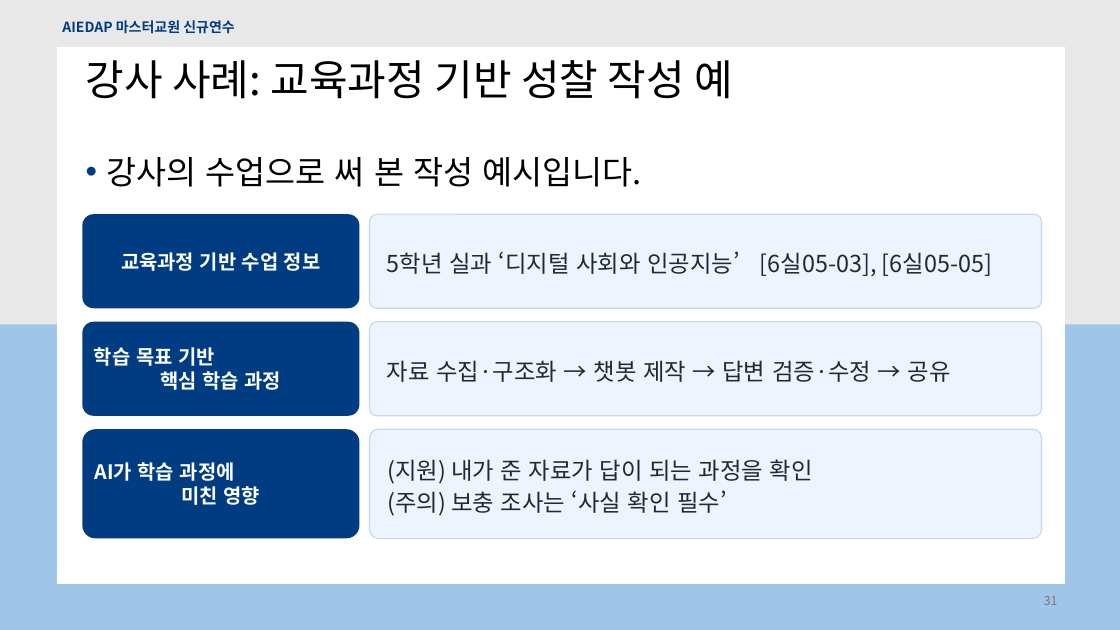
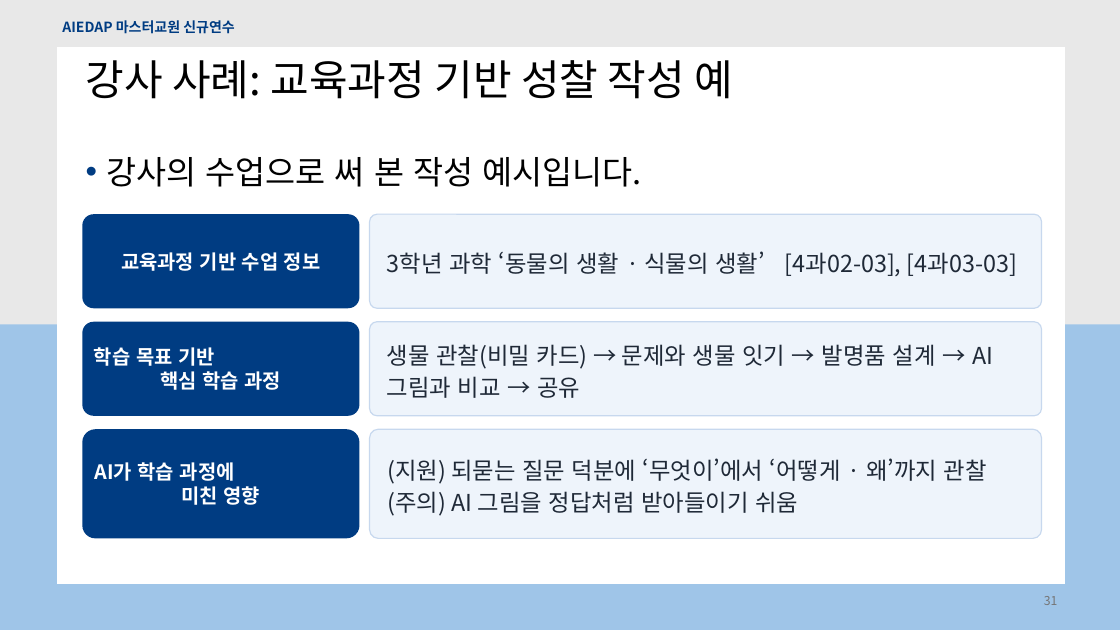
Before and after one commit to hongdonedu/fungigame2026, a slide deck: slide 31 of aiedap/files/m4_choi_1108.pptx. Drawn at 1120x630 pixels with LibreOffice and Linux fonts; fonts in the diff are those of the drawing; background and template pictures are left out. Boxes give left, top, right and bottom in pixels: in the first picture for what was removed or moved away, otherwise in the second. Text is boxed around its words. In the diff, an @@ line names an element or a change of style, - is before the commit and + after.

```diff
--- a/aiedap/files/m4_choi_1108.pptx
+++ b/aiedap/files/m4_choi_1108.pptx
@@ text in rounded rectangle at <box>387,251,1017,276</box>: text changed @@
-5학년 실과 ‘디지털 사회와 인공지능’ [6실05-03], [6실05-05]
+3학년 과학 ‘동물의 생활 · 식물의 생활’ [4과02-03], [4과03-03]
@@ text in rounded rectangle at <box>387,344,993,398</box>: text changed @@
-자료 수집·구조화 → 챗봇 제작 → 답변 검증·수정 → 공유
+생물 관찰(비밀 카드) → 문제와 생물 잇기 → 발명품 설계 → AI 그림과 비교 → 공유
@@ text in rounded rectangle at <box>387,458,987,516</box>: text changed @@
-(지원) 내가 준 자료가 답이 되는 과정을 확인
-(주의) 보충 조사는 ‘사실 확인 필수’
+(지원) 되묻는 질문 덕분에 ‘무엇이’에서 ‘어떻게 · 왜’까지 관찰
+(주의) AI 그림을 정답처럼 받아들이기 쉬움
```
Also in this commit, not shown: 10 other slides changed.
